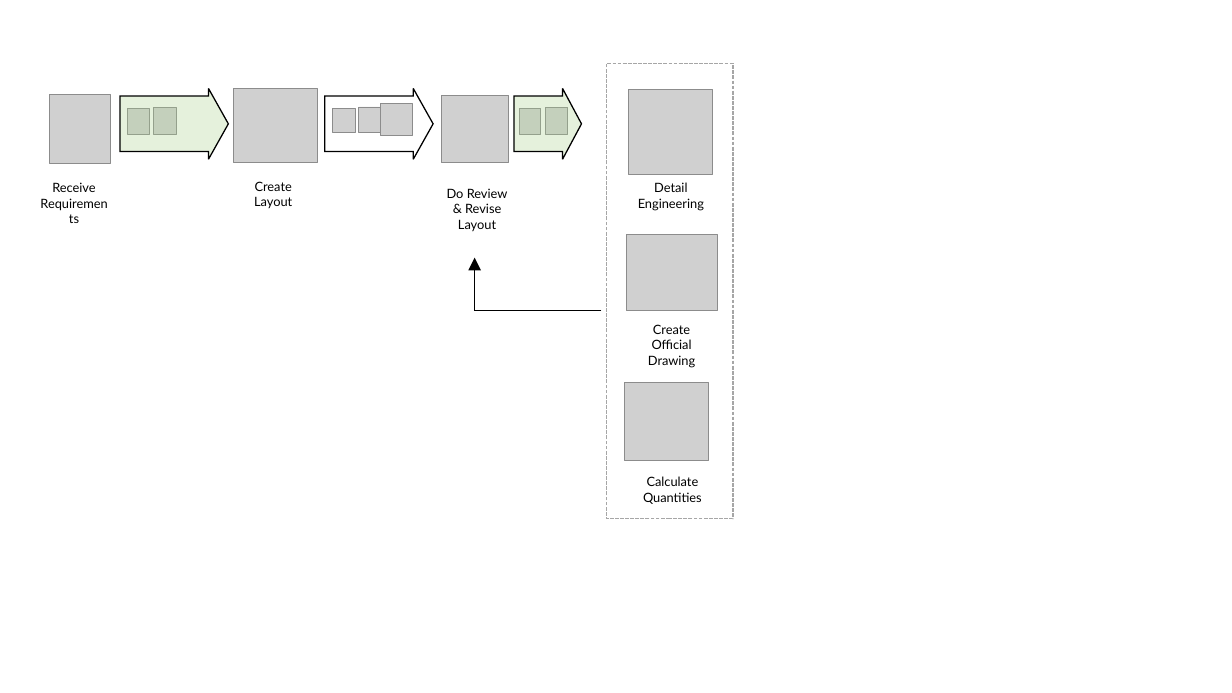
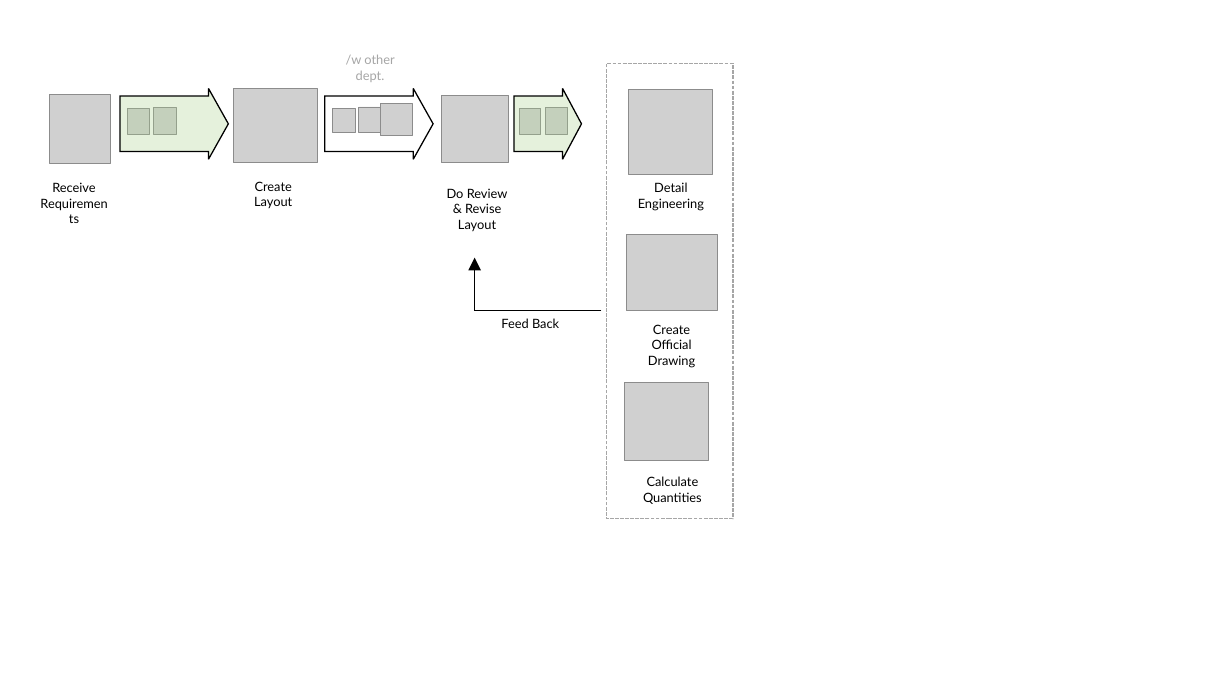
Before and after one commit to hnanmal/mQ, a slide deck: slide 5 of 논문준비/프레젠테이션1.pptx. Drawn at 1232x693 pixels with LibreOffice and Linux fonts; fonts in the diff are those of the drawing; grey boxes stand for pictures; background and template pictures are left out. Boxes give left, top, right and bottom in pixels: in the first picture for what was removed or moved away, otherwise in the second. Text is boxed around its words. In the diff, an @@ line names an element or a change of style, - is before the commit and + after.

```diff
--- a/논문준비/프레젠테이션1.pptx
+++ b/논문준비/프레젠테이션1.pptx
@@ text added at box(346, 54, 394, 82), 10 pt, text #A6A6A6 @@
+/w other dept.
@@ text added at box(501, 318, 559, 328), 10 pt, text #000000 @@
+Feed Back
```
Also in this commit, not shown: 7 other slides changed, 2 slides added, 2 slides removed.
